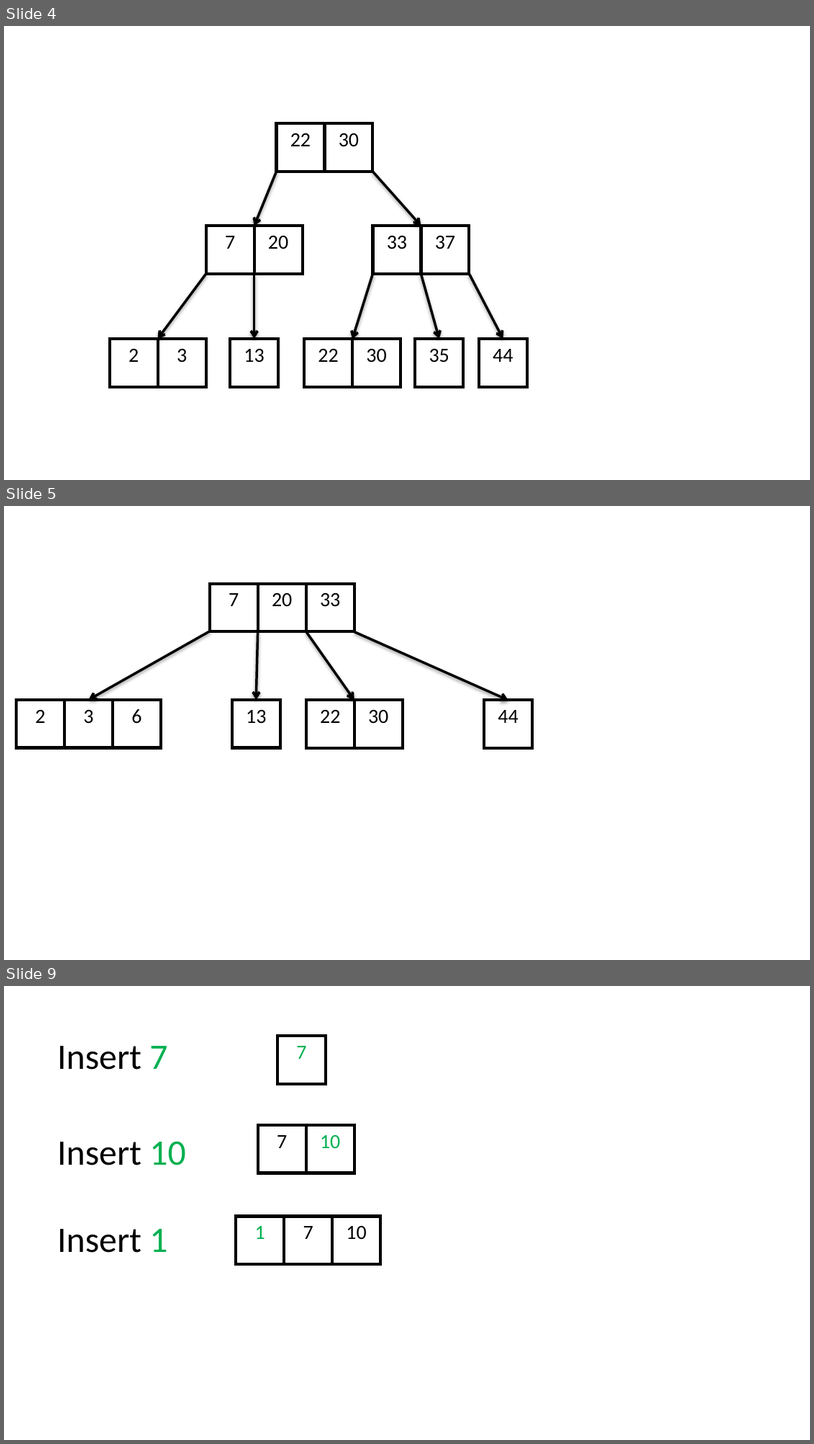
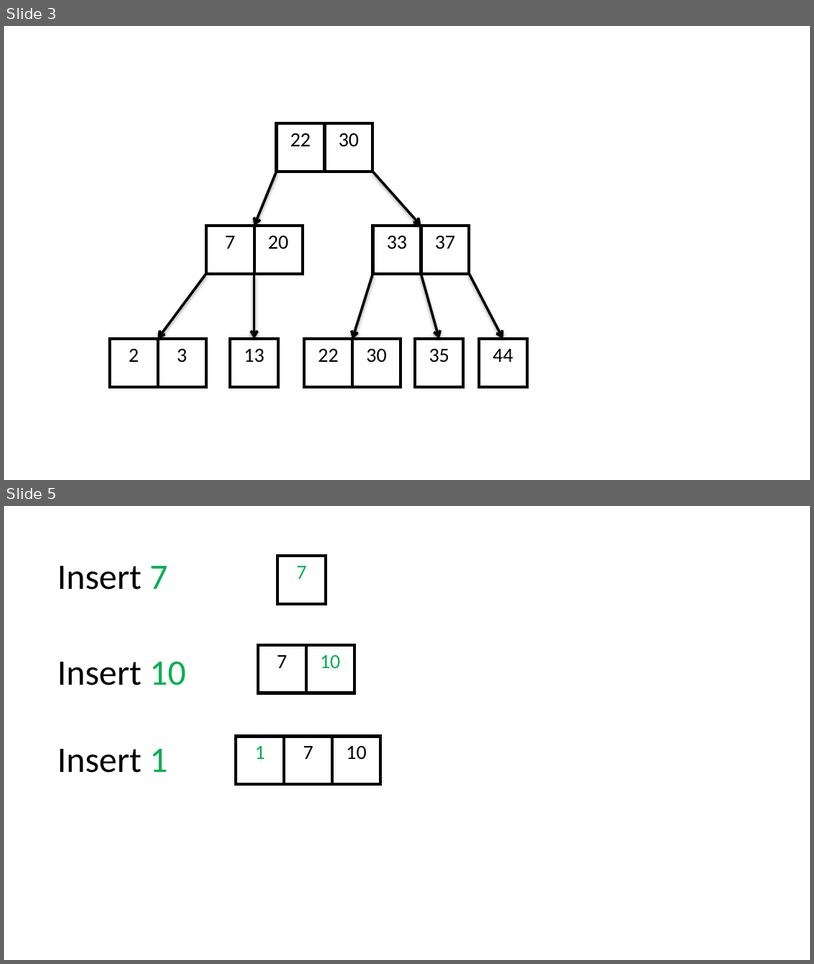
Before and after one commit to niemasd/Data-Structures-Textbook, a slide deck: figures/Chapter 3 - Tree Structures/3.8 - B-Trees.pptx. Shown one above the other, each under a label of ours: slides 4, 5 and 9 before the commit, slides 3 and 5 after it; the slides between them are not shown. The pictures are 814x1444 and 814x964 pixels, drawn with LibreOffice and Linux fonts; fonts in the diff are those of the drawing. Boxes give left, top, right and bottom in pixels: in the first picture for what was removed or moved away, otherwise in the second. Text is boxed around its words. In the diff, an @@ line names an element or a change of style, - is before the commit and + after.

```diff
--- a/figures/Chapter 3 - Tree Structures/3.8 - B-Trees.pptx
+++ b/figures/Chapter 3 - Tree Structures/3.8 - B-Trees.pptx
@@ slide 5 removed at (x1=4, y1=506, x2=810, y2=960), background #FFFFFF @@
@@ table removed at (x1=210, y1=584, x2=355, y2=632), 1 rows, 3 columns @@
-7 | 20 | 33
@@ arrow removed from (210, 631) to (89, 700) @@
@@ arrow removed from (258, 632) to (257, 700) @@
@@ arrow removed from (306, 632) to (355, 700) @@
@@ arrow removed from (355, 632) to (509, 700) @@
@@ table removed at (x1=16, y1=700, x2=161, y2=748), 1 rows, 3 columns @@
-2 | 3 | 6
@@ table removed at (x1=232, y1=700, x2=280, y2=748), 1 rows, 1 columns @@
-13
@@ table removed at (x1=306, y1=700, x2=403, y2=748), 1 rows, 2 columns @@
-22 | 30
@@ table removed at (x1=485, y1=700, x2=533, y2=748), 1 rows, 1 columns @@
-44
@@ what was slide 4 is now slide 3 @@
@@ what was slide 9 is now slide 5 @@
```
Also in this commit, not shown: 4 slides changed, 3 other slides removed, 29 other files.
